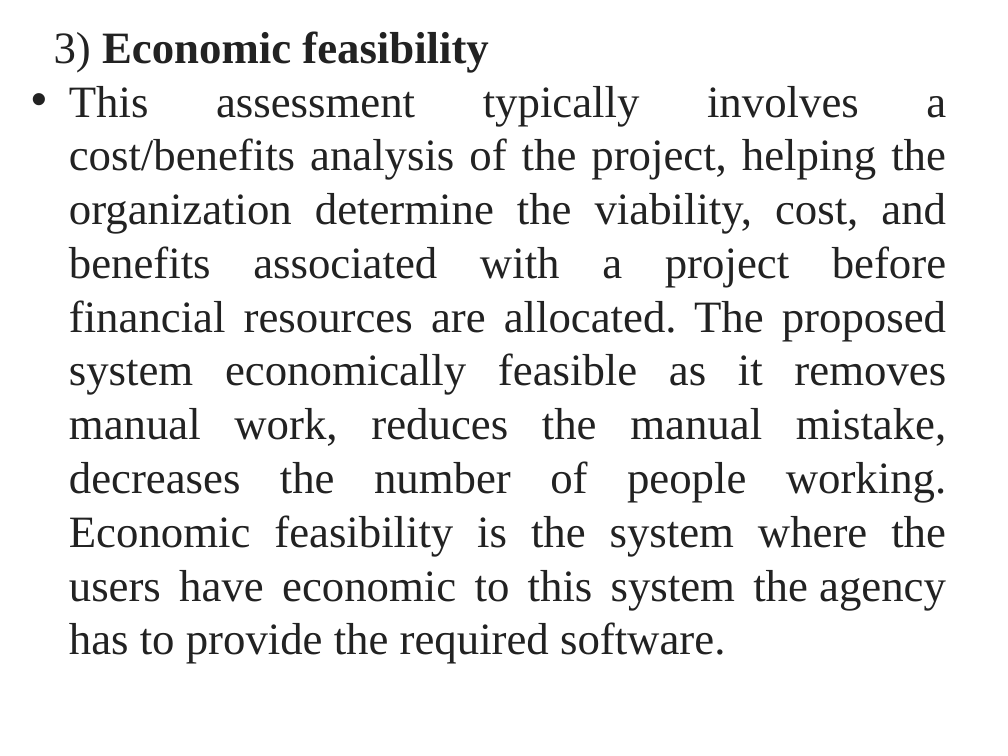
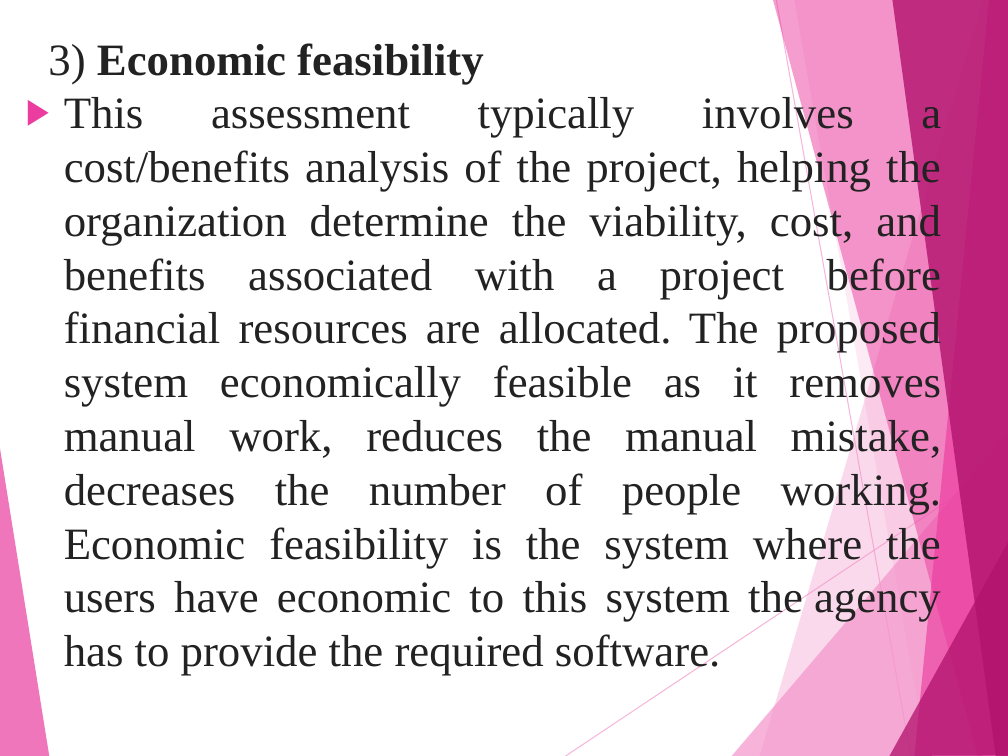
Before and after one commit to saaarvesh/FINALYEAR_PROJECT, a slide deck: slide 17 of Presentation/Project_Presentation.pptx (slide 16 before the commit). Drawn at 1008x756 pixels with LibreOffice and Linux fonts; fonts in the diff are those of the drawing. Boxes give left, top, right and bottom in pixels: in the first picture for what was removed or moved away, otherwise in the second. Text is boxed around its words. In the diff, an @@ line names an element or a change of style, - is before the commit and + after.

```diff
--- a/Presentation/Project_Presentation.pptx
+++ b/Presentation/Project_Presentation.pptx
@@ text "3) Economic feasibility": place and size @@
-text "3) Economic feasibility" at bbox=[54, 31, 946, 664]
+text "3) Economic feasibility" at bbox=[48, 43, 941, 676]
@@ text at bbox=[64, 94, 941, 676]: bullet • to ▶ @@
@@ group added at bbox=[0, 0, 1008, 756]: 8 freeform shapes, 2 lines @@
```
Also in this commit, not shown: 31 other slides changed, 11 slides added, 8 slides removed, 8 other files.
